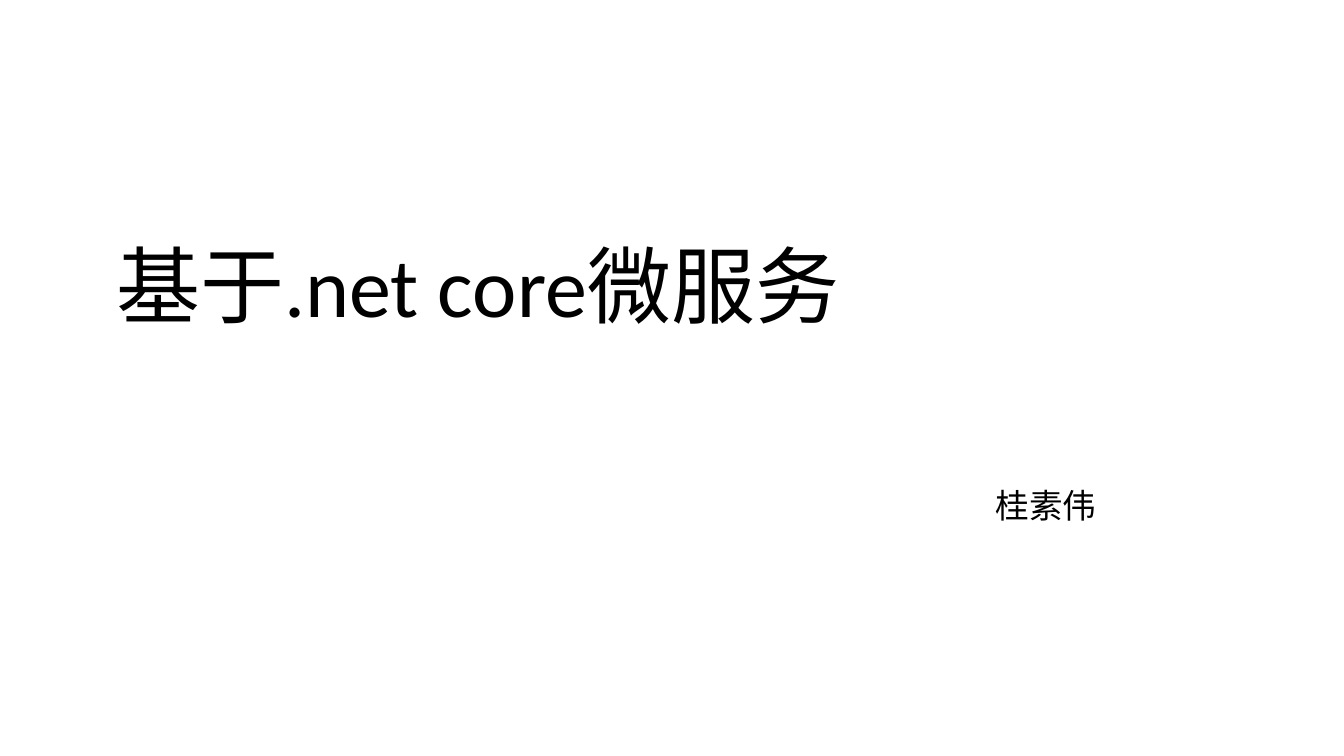
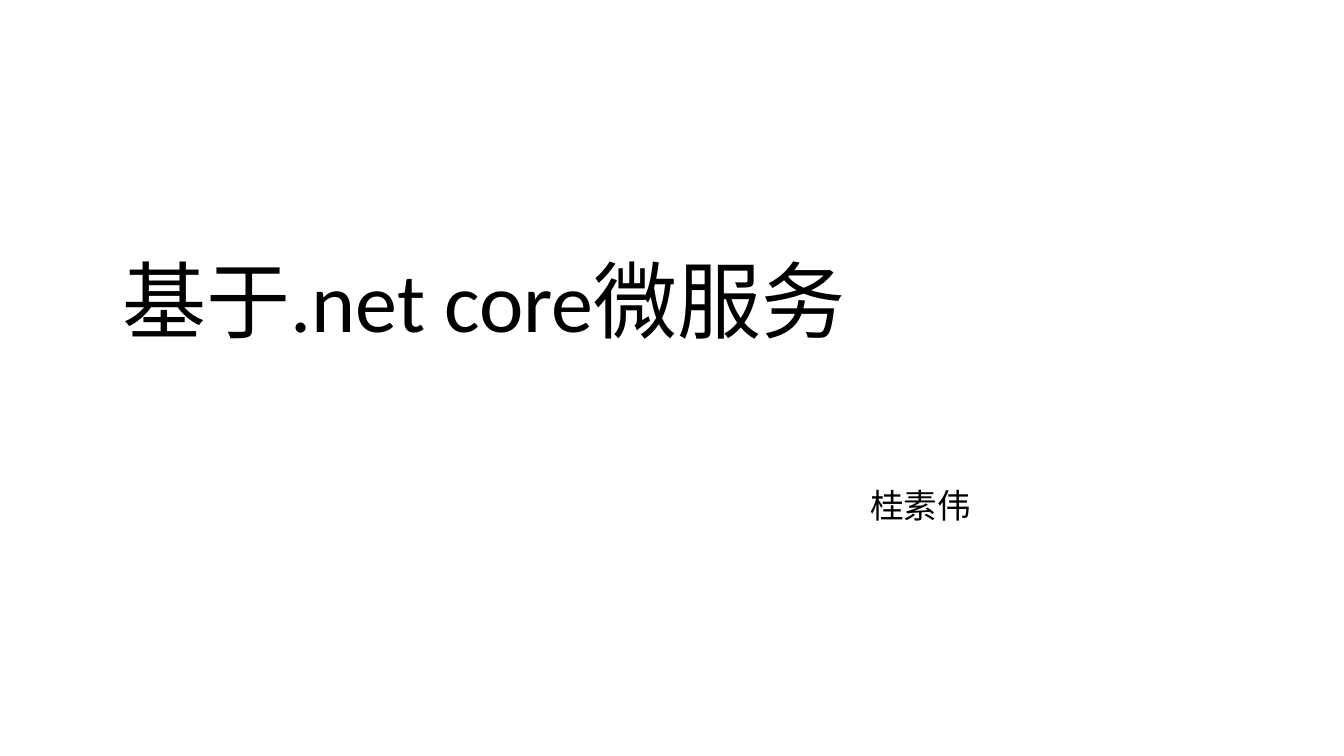
Before and after one commit to axzxs2001/HisMicroserviceSample, a slide deck: slide 1 of HisMicroserviceSample/Doc/基于.net core微服务.pptx. Drawn at 1344x756 pixels with LibreOffice and Linux fonts; fonts in the diff are those of the drawing; background and template pictures are left out. Boxes give left, top, right and bottom in pixels: in the first picture for what was removed or moved away, otherwise in the second. Text is boxed around its words. In the diff, an @@ line names an element or a change of style, - is before the commit and + after.

```diff
--- a/HisMicroserviceSample/Doc/基于.net core微服务.pptx
+++ b/HisMicroserviceSample/Doc/基于.net core微服务.pptx
@@ title "基于.net core微服务": place and size @@
-title "基于.net core微服务" at box(116, 246, 839, 324)
+title "基于.net core微服务" at box(123, 261, 845, 339)
@@ subtitle "桂素伟": place and size @@
-subtitle "桂素伟" at box(996, 489, 1097, 521)
+subtitle "桂素伟" at box(870, 489, 971, 521)
```
Also in this commit, not shown: 4 other slides changed, 3 slides added, 2 slides removed.
